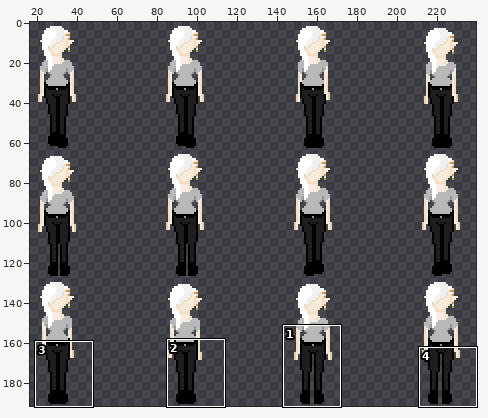
Edited in one commit: sprite sheet (res/characters/draav_F/walk/DraF_walk_down.png). The first picture is a wide view before the edit; the outline marks the close-up.
Close-up. First the earlier version:
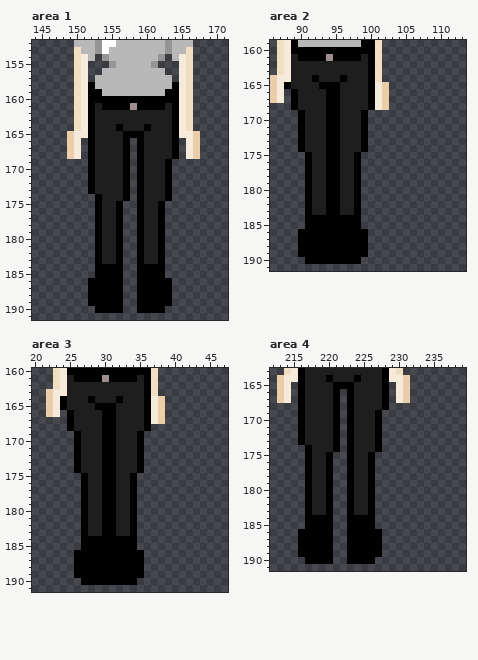
The file is 256x192 pixels. Colours within 5 levels of each other are drawn and written as one. Shown: area 1: x 144..171, y 152..191; area 2: x 86..113, y 159..191; area 3: x 20..47, y 160..191; area 4: x 212..239, y 163..191. The wide view leaves out empty margins. The commit also changed other parts of the picture, which this record leaves out.
Once edited:
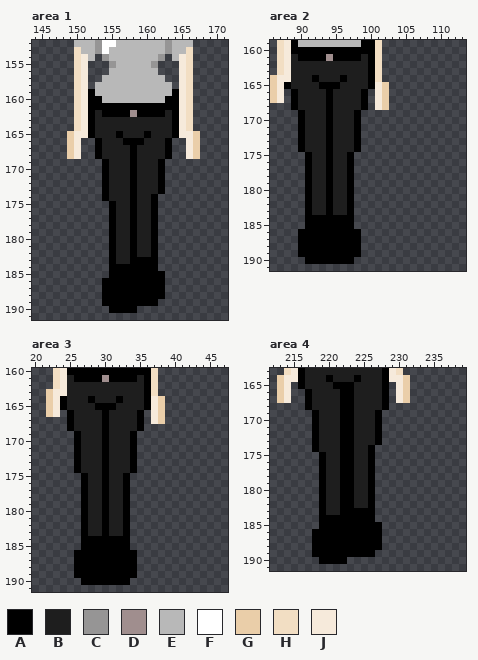
Palette (. is transparent): A #000000  B #1e1e1e  C #969595  D #a08e8e  E #b8b8b8  F #ffffff  G #eacea9  H #f2dec3  J #f6eadb
Difference:
--- area 1
@@ x 150..166 @@
 155 HJ...CEEEEEC...JH
-156 HJ..EEEEEEEEE..JH
-157 HJ.EEEEEEEEEEE.JH
-158 HJAEEEEEEEEEEEAJH
-159 HJAAEEEEEEEEEAAJH
-160 HJAAAAAAAAAAAAAJH
-161 HJABAAAADAAAABAJH
-162 HJABBBBBBBBBBBAJH
+156 HJ...EEEEEEE...JH
+157 HJ..EEEEEEEEE..JH
+158 HJ.EEEEEEEEEEE.JH
+159 HJAEEEEEEEEEEEAJH
+160 HJAAEEEEEEEEEAAJH
+161 HJAAAAAAAAAAAAAJH
+162 HJABAAAADAAAABAJH
 163 HJABBBBBBBBBBBAJH
-164 HJABBBABBBABBBAJH
-165 JJABBBBAAABBBBAJJ
-166 J.ABBBBA.ABBBBA.J
-167 J.ABBBBA.ABBBBA.J
-168 J.ABBBBA.ABBBBA.J
-169 ..ABBBBA.ABBBA...
-170 ..ABBBBA.ABBBA...
-171 ..ABBBBA.ABBBA...
-172 ..ABBBBA.ABBBA...
-173 ..ABBBBA.ABBBA...
-174 ...ABBBA.ABBBA...
-175 ...ABBA..ABBA....
-176 ...ABBA..ABBA....
-177 ...ABBA..ABBA....
-178 ...ABBA..ABBA....
-179 ...ABBA..ABBA....
-180 ...ABBA..ABBA....
-181 ...ABBA..ABBA....
-182 ...ABBA..ABBA....
-183 ...ABBA..ABBA....
-184 ...AAAA..AAAA....
-185 ...AAAA..AAAA....
-186 ..AAAAA..AAAAA...
-187 ..AAAAA..AAAAA...
-188 ..AAAAA..AAAAA...
-189 ..AAAAA..AAAAA...
-190 ...AAAA..AAAA....
+164 HJABBBBBBBBBBBAJH
+165 JJABBBABBBABBBAJJ
+166 J..ABBBAAABBBA..J
+167 J..ABBBBABBBBA..J
+168 J..ABBBBABBBBA..J
+169 ....ABBBABBBA....
+170 ....ABBBABBBA....
+171 ....ABBBABBBA....
+172 ....ABBBABBBA....
+173 ....ABBBABBBA....
+174 ....ABBBABBA.....
+175 .....ABBABBA.....
+176 .....ABBABBA.....
+177 .....ABBABBA.....
+178 .....ABBABBA.....
+179 .....ABBABBA.....
+180 .....ABBABBA.....
+181 .....ABBABBA.....
+182 .....ABBABBA.....
+183 .....ABBAAAA.....
+184 .....AAAAAAA.....
+185 .....AAAAAAAA....
+186 ....AAAAAAAAA....
+187 ....AAAAAAAAA....
+188 ....AAAAAAAAA....
+189 ....AAAAAAAA.....
+190 .....AAAA........
 191 .................
--- area 2
@@ x 93..102 @@
 165 AAABBBBAJG
-166 BAABBBBAJG
-167 BAABBBBAJG
-168 BAABBBBAJG
-169 BAABBBA...
-170 BAABBBA...
-171 BAABBBA...
-172 BAABBBA...
-173 BAABBBA...
-174 BAABBBA...
-175 BAABBA....
-176 BAABBA....
-177 BAABBA....
-178 BAABBA....
-179 BAABBA....
-180 BAABBA....
-181 BAABBA....
-182 BAABBA....
-183 BAABBA....
-184 AAAAAA....
-185 AAAAAA....
-186 AAAAAAA...
-187 AAAAAAA...
-188 AAAAAAA...
-189 AAAAAAA...
-190 AAAAAA....
+166 BABBBBA.JG
+167 BABBBBA.JG
+168 BABBBBA.JG
+169 BABBBA....
+170 BABBBA....
+171 BABBBA....
+172 BABBBA....
+173 BABBBA....
+174 BABBBA....
+175 BABBA.....
+176 BABBA.....
+177 BABBA.....
+178 BABBA.....
+179 BABBA.....
+180 BABBA.....
+181 BABBA.....
+182 BABBA.....
+183 BABBA.....
+184 AAAAA.....
+185 AAAAA.....
+186 AAAAAA....
+187 AAAAAA....
+188 AAAAAA....
+189 AAAAAA....
+190 AAAAA.....
 191 ..........
--- area 3
@@ x 29..38 @@
 165 AAABBBBAJG
-166 BAABBBBAJG
-167 BAABBBBAJG
-168 BAABBBBA..
-169 BAABBBA...
-170 BAABBBA...
-171 BAABBBA...
-172 BAABBBA...
-173 BAABBBA...
-174 BAABBBA...
-175 BAABBA....
-176 BAABBA....
-177 BAABBA....
-178 BAABBA....
-179 BAABBA....
-180 BAABBA....
-181 BAABBA....
-182 BAABBA....
-183 BAABBA....
-184 AAAAAA....
-185 AAAAAA....
-186 AAAAAAA...
-187 AAAAAAA...
-188 AAAAAAA...
-189 AAAAAAA...
-190 AAAAAA....
+166 BABBBBA.JG
+167 BABBBBA.JG
+168 BABBBBA...
+169 BABBBA....
+170 BABBBA....
+171 BABBBA....
+172 BABBBA....
+173 BABBBA....
+174 BABBBA....
+175 BABBA.....
+176 BABBA.....
+177 BABBA.....
+178 BABBA.....
+179 BABBA.....
+180 BABBA.....
+181 BABBA.....
+182 BABBA.....
+183 BABBA.....
+184 AAAAA.....
+185 AAAAA.....
+186 AAAAAA....
+187 AAAAAA....
+188 AAAAAA....
+189 AAAAAA....
+190 AAAAA.....
 191 ..........
--- area 4
@@ x 214..229 @@
 165 J.ABBBBAAABBBBA.
-166 J.ABBBBA.ABBBBA.
-167 J.ABBBBA.ABBBBA.
-168 ..ABBBBA.ABBBBA.
-169 ..ABBBBA.ABBBA..
-170 ..ABBBBA.ABBBA..
-171 ..ABBBBA.ABBBA..
-172 ..ABBBBA.ABBBA..
-173 ..ABBBBA.ABBBA..
-174 ...ABBBA.ABBBA..
-175 ...ABBA..ABBA...
-176 ...ABBA..ABBA...
-177 ...ABBA..ABBA...
-178 ...ABBA..ABBA...
-179 ...ABBA..ABBA...
-180 ...ABBA..ABBA...
-181 ...ABBA..ABBA...
-182 ...ABBA..ABBA...
-183 ...ABBA..ABBA...
-184 ...AAAA..AAAA...
-185 ...AAAA..AAAA...
-186 ..AAAAA..AAAAA..
-187 ..AAAAA..AAAAA..
-188 ..AAAAA..AAAAA..
-189 ..AAAAA..AAAAA..
-190 ...AAAA..AAAA...
+166 J..ABBBBAABBBBA.
+167 J..ABBBBAABBBBA.
+168 ...ABBBBAABBBBA.
+169 ....ABBBAABBBA..
+170 ....ABBBAABBBA..
+171 ....ABBBAABBBA..
+172 ....ABBBAABBBA..
+173 ....ABBBAABBBA..
+174 ....ABBBAABBA...
+175 .....ABBAABBA...
+176 .....ABBAABBA...
+177 .....ABBAABBA...
+178 .....ABBAABBA...
+179 .....ABBAABBA...
+180 .....ABBAABBA...
+181 .....ABBAABBA...
+182 .....ABBAABBA...
+183 .....ABBAAAAA...
+184 .....AAAAAAAA...
+185 .....AAAAAAAAA..
+186 ....AAAAAAAAAA..
+187 ....AAAAAAAAAA..
+188 ....AAAAAAAAAA..
+189 ....AAAAAAAAA...
+190 .....AAAA.......
 191 ................
Boxes around the changes in both close-ups, in picture pixels (x1, y1, x2, y2):
changed: (88, 68, 179, 313)
changed: (333, 89, 375, 264)
changed: (109, 410, 151, 585)
changed: (298, 389, 382, 564)
